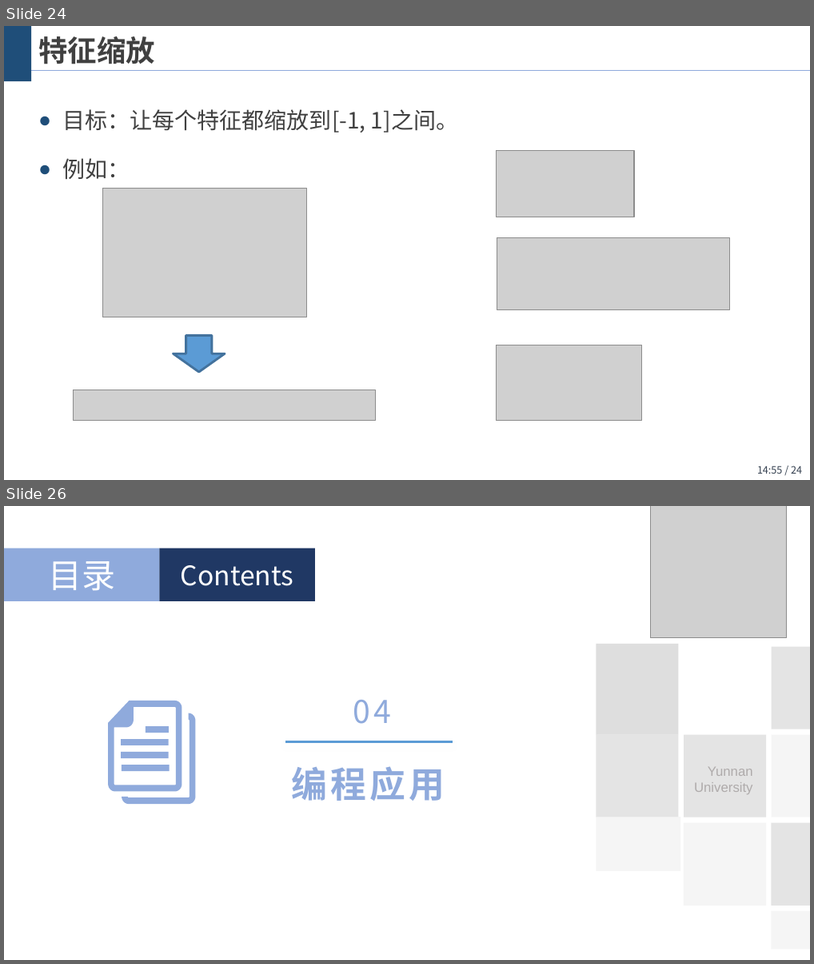
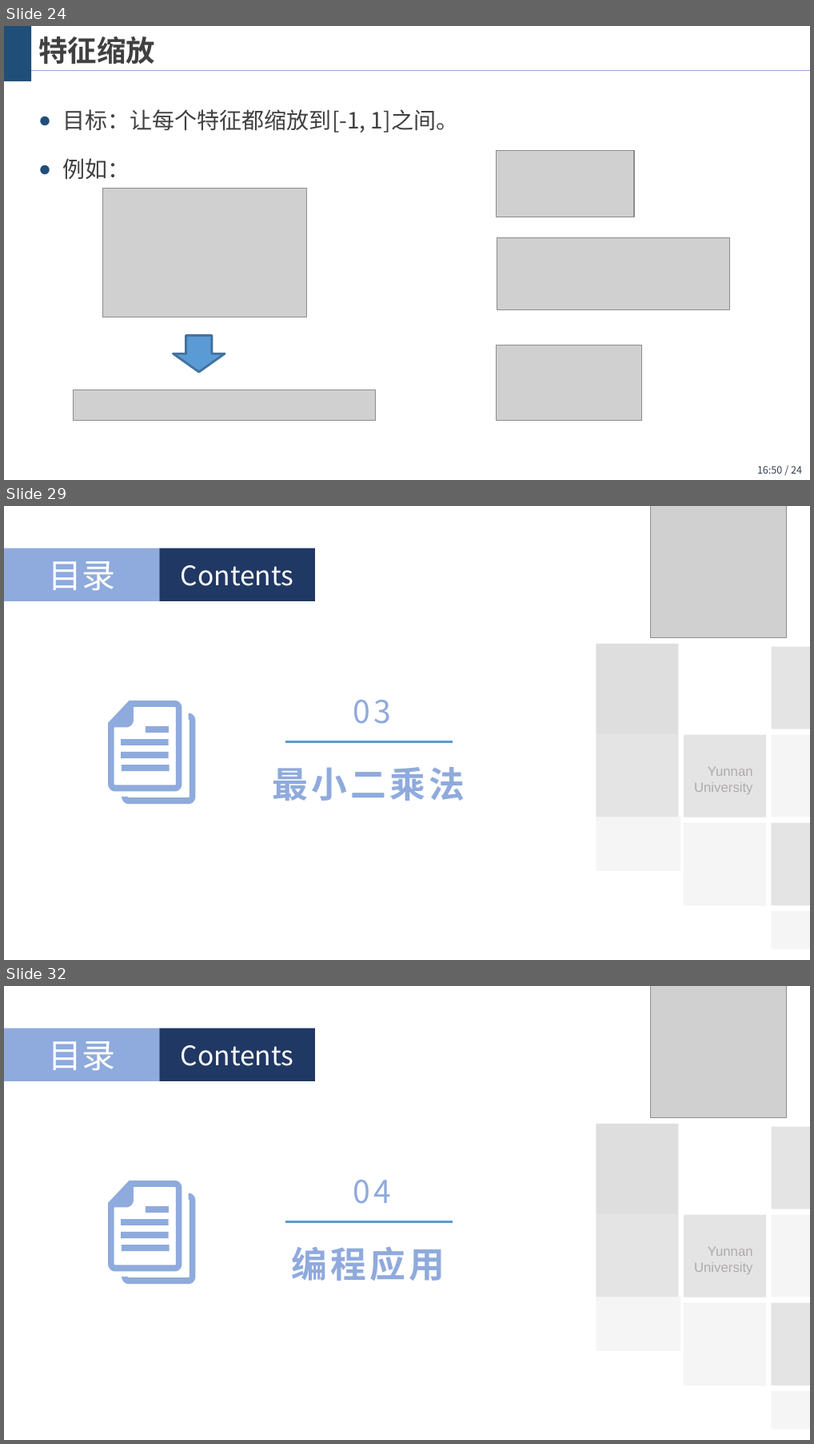
Before and after one commit to wangjin0818/Artificial_Intelligence_2021, a slide deck: chapter 02 - Linear regression with multiple variables/多变量线性回归.pptx. Shown one above the other, each under a label of ours: slides 24 and 26 before the commit, slides 24, 29 and 32 after it; the slides between them are not shown. The pictures are 814x964 and 814x1444 pixels, drawn with LibreOffice and Linux fonts; fonts in the diff are those of the drawing; grey boxes stand for pictures; background and template pictures are left out. Boxes give left, top, right and bottom in pixels: in the first picture for what was removed or moved away, otherwise in the second. Text is boxed around its words. In the diff, an @@ line names an element or a change of style, - is before the commit and + after.

```diff
--- a/chapter 02 - Linear regression with multiple variables/多变量线性回归.pptx
+++ b/chapter 02 - Linear regression with multiple variables/多变量线性回归.pptx
@@ slide 29 added at box(4, 506, 810, 960), background #FFFFFF; not listed: 12 template elements that a slide beside it also shows @@
@@ picture added at box(650, 506, 787, 637) @@
@@ freeform shape added at box(108, 700, 195, 804), fill #8FAADC @@
@@ text added at box(354, 700, 392, 724), 28 pt, text #8FAADC @@
+03
@@ line added from (452, 741) to (286, 741), #5B9BD5 2 pt @@
@@ text added at box(272, 767, 465, 800), 32 pt, text #8FAADC, bold @@
+最小二乘法
@@ page number at box(758, 465, 802, 473): text changed @@
-14:55 / 24
+16:50 / 24
@@ what was slide 26 is now slide 32 @@
```
Also in this commit, not shown: 10 slides changed, 5 other slides added, 2 slides removed.
